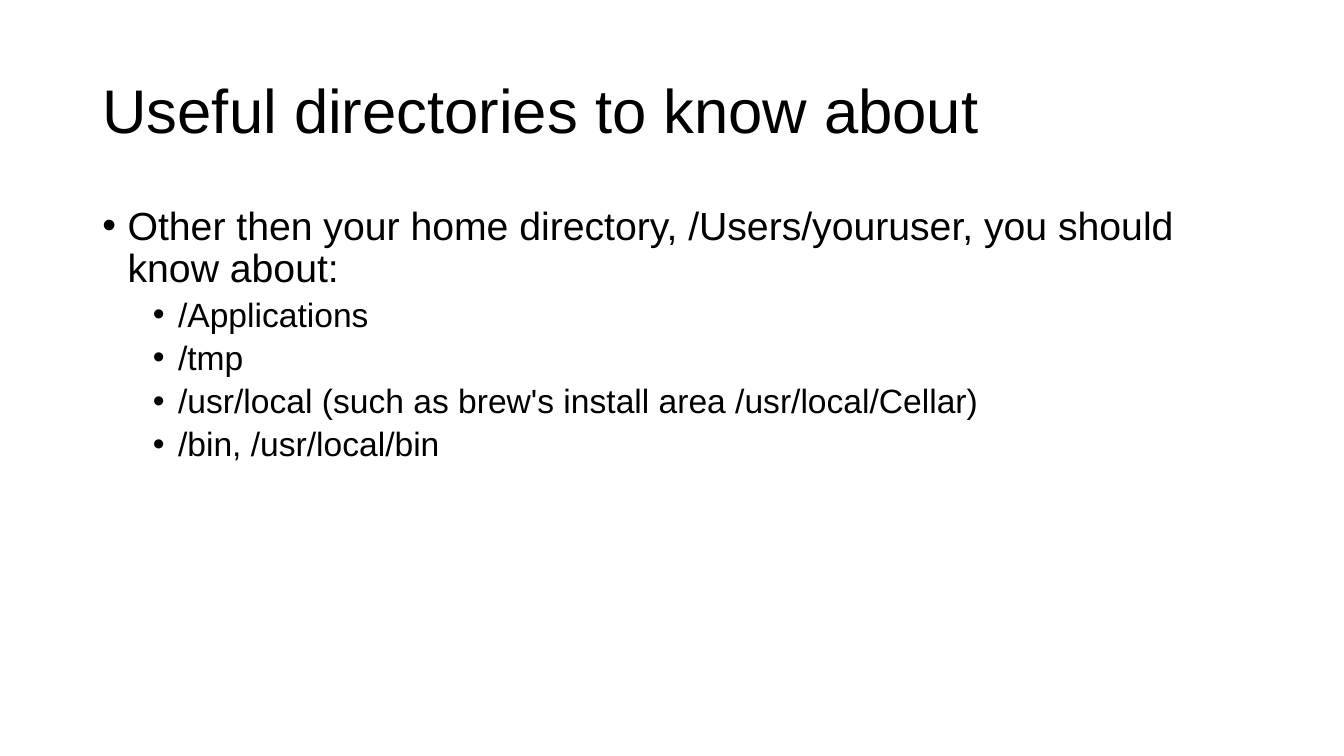
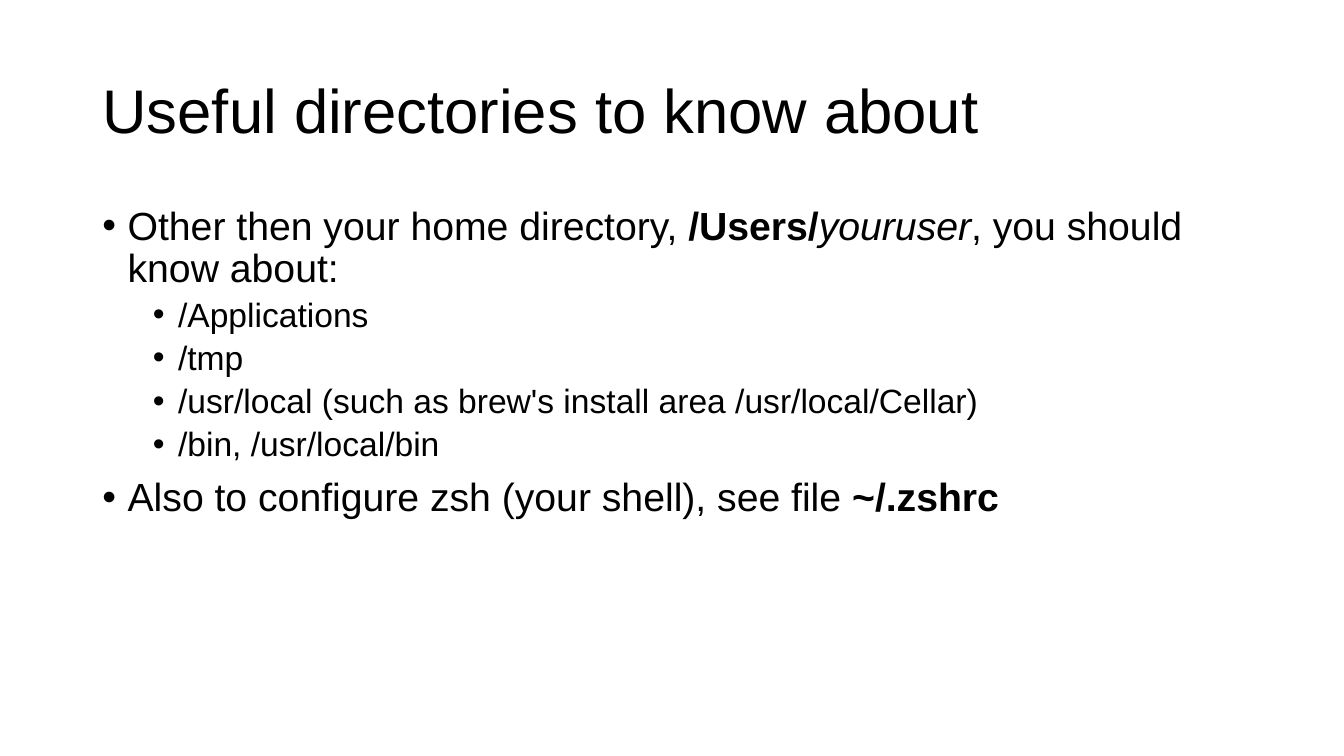
Before and after one commit to parrt/msds501, a slide deck: slide 9 of slides/terminal.pptx (slide 8 before the commit). Drawn at 1344x756 pixels with LibreOffice and Linux fonts; fonts in the diff are those of the drawing; background and template pictures are left out. Boxes give left, top, right and bottom in pixels: in the first picture for what was removed or moved away, otherwise in the second. Text is boxed around its words. In the diff, an @@ line names an element or a change of style, - is before the commit and + after.

```diff
--- a/slides/terminal.pptx
+++ b/slides/terminal.pptx
@@ text at (128, 211, 1182, 283): bold on, italic on in "/Users/youruser," @@
@@ text at (128, 482, 999, 519): paragraph added @@
+• Also to configure zsh (your shell), see file ~/.zshrc
```
Also in this commit, not shown: 12 other slides changed, 2 slides added, 1 slide removed.
